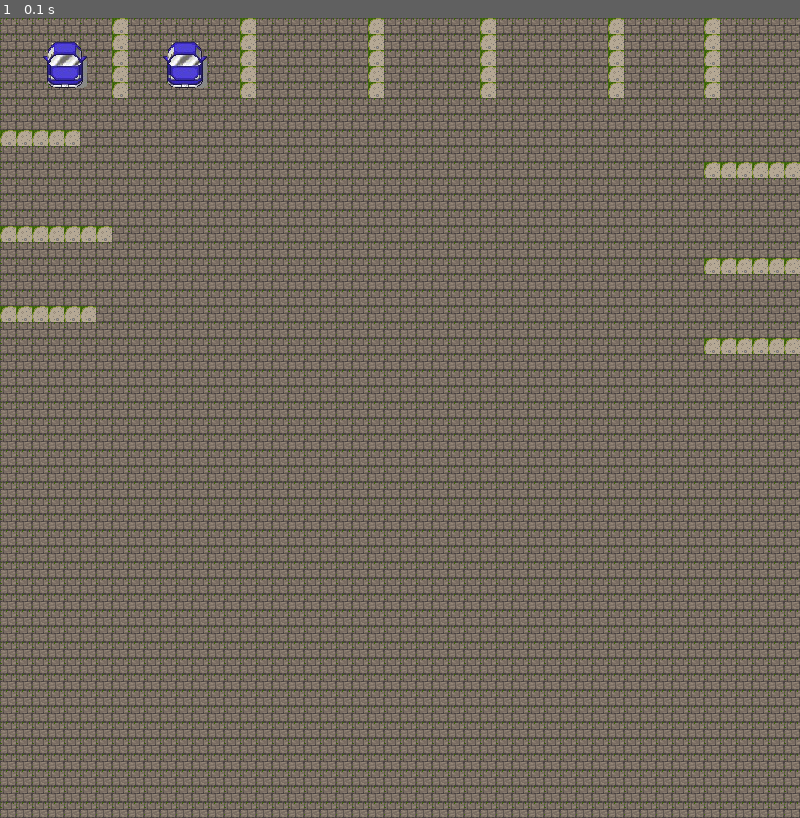
Above: before the commit, frame 1.
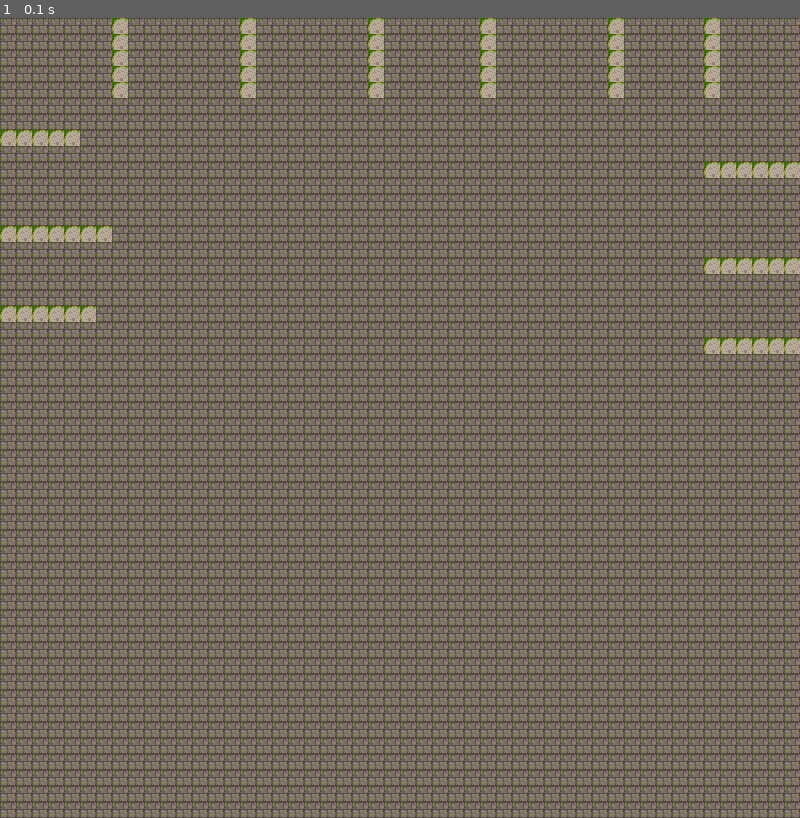
Above: after the commit, the same moment.

Repository: 05andres/Parqueadero-pygame
Game: pygame game, started from principal.py
Same seed, same stepped clock (60 frames per second), same inputs: the game is played once before the commit and once after it. The source is Python 2; it was converted automatically to run under Python 3.
Inputs:
- Up to frame 1 (0.1 s): no input

The runs differ from the first frame. In frame 1, 0.5% of the frame differs, in the area x 5-27%, y 3-9%.

Commit message:
Funcionalidad con el pass

Diff:
--- a/estados.csv
+++ b/estados.csv
@@ -1,3 +1,3 @@
 id,estado
-1,1
-2,1
+1,0
+2,0
--- a/parqueadero.py
+++ b/parqueadero.py
@@ -19,8 +19,10 @@
 		self.rect.x=pos[0]
 		self.rect.y=pos[1]
 		print "hola"
+
 	def update(self):
 		if self.estado == 0:
-			self.image = self.libre
+			#self.image = self.libre
+			pass
 		else:
 			self.image = self.s[0][0]
--- a/principal.py
+++ b/principal.py
@@ -49,25 +49,47 @@
     libre="libre.png"
     free=Recortar(libre,78,70)
     car=Recortar(carro,73,67)
-    General=pygame.sprite.Group()
+    Creados = pygame.sprite.Group()
+    Borrados = pygame.sprite.Group()
+
     parqueadero_1=Estado(1,[30,20],1,car,free)
     parqueadero_2=Estado(0,[150,20],2,car,free)
-    General.add(parqueadero_1)
-    General.add(parqueadero_2)
+
+    Creados.add(parqueadero_1)
+
+    Creados.add(parqueadero_2)
+
     running = True
     while running:
         for event in pygame.event.get():
             if event.type == pygame.QUIT:
                 pygame.quit()
                 running = False
+
         dicc= diccionario()
-        for j in General:
+        for j in Creados:
             for i in dicc:
                 if int(j.id)== int(i["id"]):
                     j.estado = int(i["estado"])
+
+        for j in Borrados:
+          for i in dicc:
+            if int(j.id)== int(i["id"]):
+                    j.estado = int(i["estado"])
+
+        for i in Creados:
+          if i.estado == 0:
+            Creados.remove(i)
+            Borrados.add(i)
+
+        for i in Borrados:
+          if i.estado == 1:
+            Creados.add(i)
+            Borrados.remove(i)
+
         screen.blit(fondo, (0, 0))
-        General.update()
-        General.draw(screen)
+        Creados.update()
+        Creados.draw(screen)
         pygame.display.flip()
 
 
Not shown, changed: parqueadero.pyc
